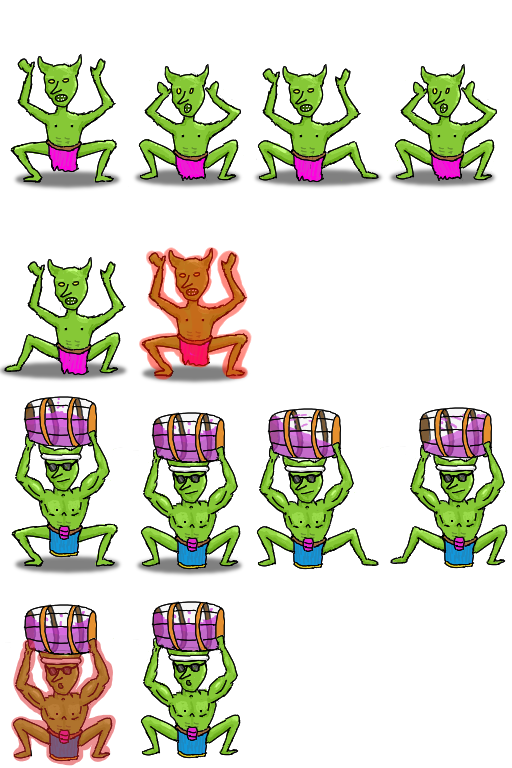
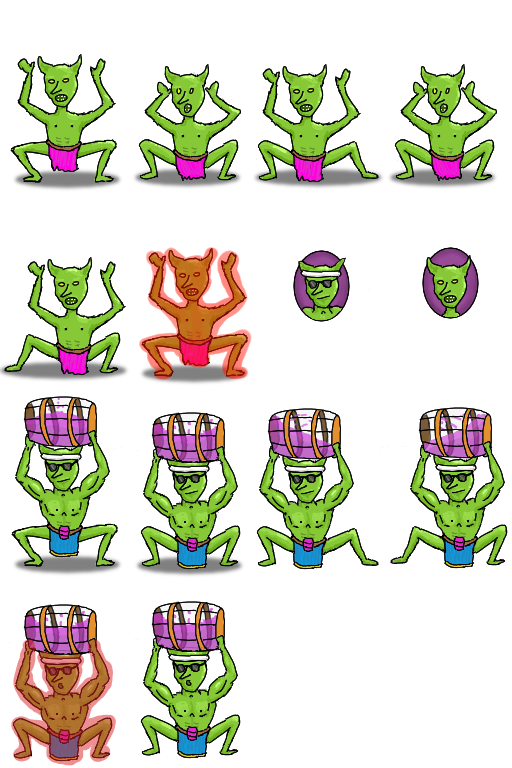
Layered file, before and after one edit (512px x 768px). Changes by layer:
painted on "Color" (1st of 6, in "HurtBorg2") over box(303, 313, 329, 322)
painted on "Paint Layer 1" (1st of 8, in "WalkBorg2") over box(293, 247, 479, 329)
painted on "Color" (3rd of 6, in "WalkBorg2") over box(293, 247, 479, 329)
painted on "Color" (4th of 6, in "WalkBorg1") over box(307, 316, 445, 329)
painted on "Color" (5th of 6, in "IdleBorg2") over box(293, 250, 329, 322)
painted on "Paint Layer 1" (5th of 8, in "Walk1") over box(293, 248, 445, 314)
painted on "Paint Layer 1" (7th of 8, in "Walk3") over box(293, 250, 338, 322)
painted on "Paint Layer 3" over box(293, 247, 479, 329)
added group "BarrelPortrait" with 3 layers above "BasicPortrait" over box(293, 247, 479, 329)
added layer "Copy of IdleBorg1 Merged" in group "BarrelPortrait" over box(293, 247, 479, 329)
added layer "Copy of Paint Layer 8" in group "BarrelPortrait" over box(293, 250, 371, 322)
added layer "Copy of Paint Layer 9" in group "BarrelPortrait" over box(293, 250, 371, 322)
added group "BasicPortrait" with 3 layers over box(325, 247, 479, 329)
added layer "Copy of Idle1 Merged" in group "BasicPortrait" over box(325, 247, 479, 329)
added layer "Paint Layer 8" in group "BasicPortrait" over box(422, 247, 479, 319)
added layer "Paint Layer 9" in group "BasicPortrait" over box(422, 247, 479, 329)
